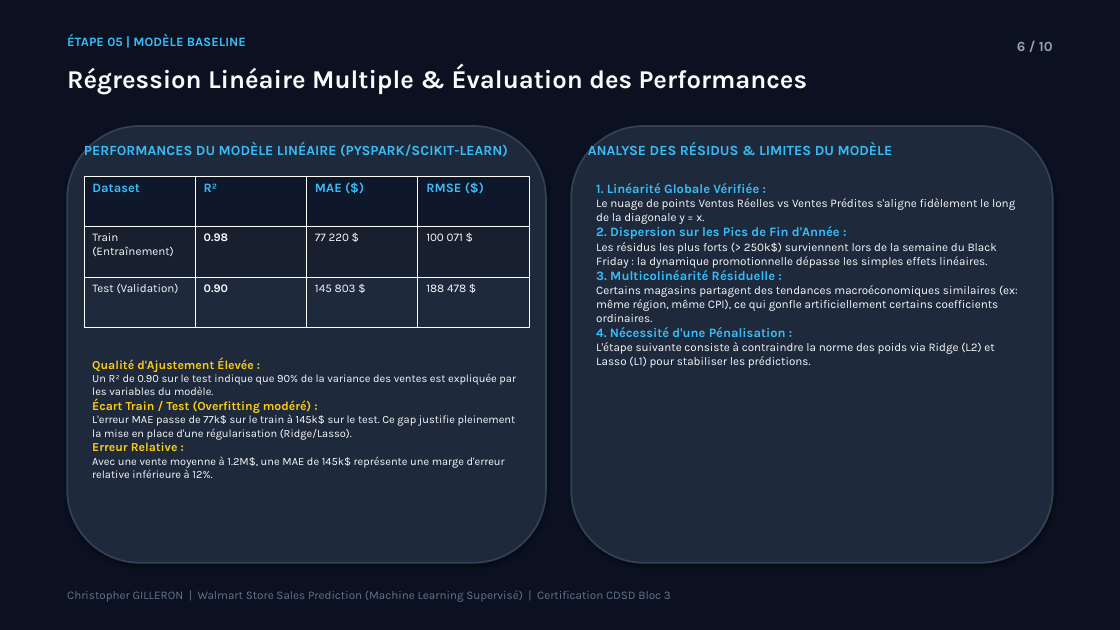
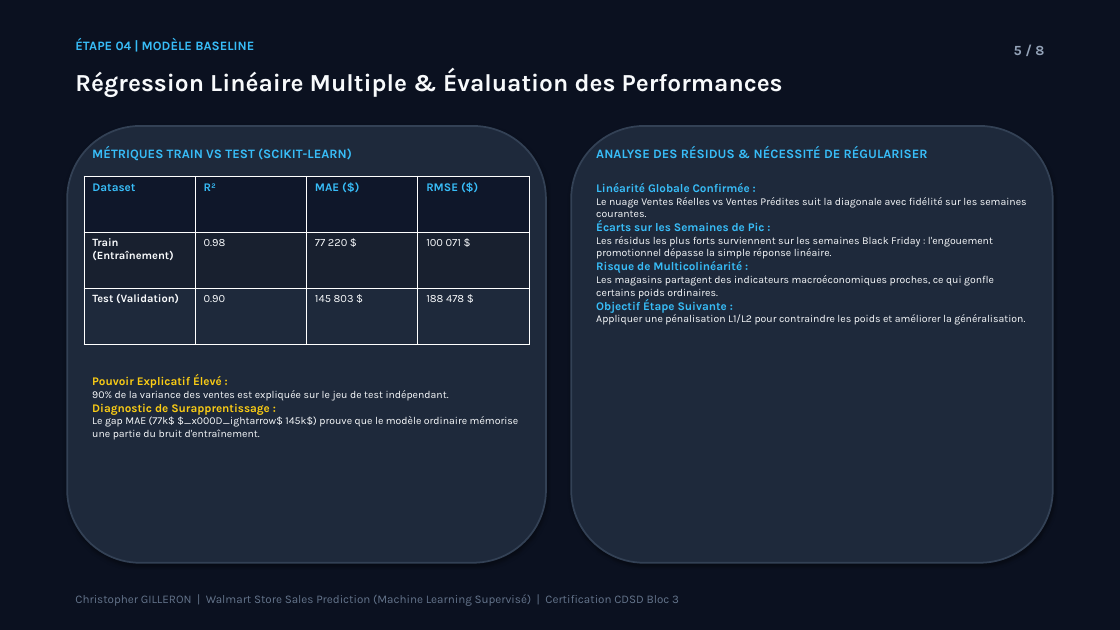
Before and after one commit to Elkristobal59/CERTIFICATION_CDSD, a slide deck: slide 5 of Bloc_3_Machine_Learning/Walmart/Walmart_presentation.pptx (slide 6 before the commit). Drawn at 1120x630 pixels with LibreOffice and Linux fonts; fonts in the diff are those of the drawing. Boxes give left, top, right and bottom in pixels: in the first picture for what was removed or moved away, otherwise in the second. Text is boxed around its words. In the diff, an @@ line names an element or a change of style, - is before the commit and + after.

Commit message:
feat(certif): calibrage strict a 8 slides max (format oral 5 min) pour Steam, Walmart et North Face

```diff
--- a/Bloc_3_Machine_Learning/Walmart/Walmart_presentation.pptx
+++ b/Bloc_3_Machine_Learning/Walmart/Walmart_presentation.pptx
@@ text at bbox=[75, 38, 254, 50]: text changed @@
-ÉTAPE 05 | MODÈLE BASELINE
+ÉTAPE 04 | MODÈLE BASELINE
@@ text at bbox=[1014, 46, 1044, 55]: text changed @@
-6 / 10
+5 / 8
@@ text "Régression Linéaire Multiple & Évaluation ..." at bbox=[75, 69, 783, 97]: size 22 to 21 pt @@
@@ text at bbox=[92, 146, 352, 160]: text changed; size 12 to 11 pt @@
-PERFORMANCES DU MODÈLE LINÉAIRE (PYSPARK/SCIKIT-LEARN)
+MÉTRIQUES TRAIN VS TEST (SCIKIT-LEARN)
@@ text at bbox=[596, 146, 928, 158]: text changed; size 12 to 11 pt @@
-ANALYSE DES RÉSIDUS & LIMITES DU MODÈLE
+ANALYSE DES RÉSIDUS & NÉCESSITÉ DE RÉGULARISER
@@ table at bbox=[84, 176, 528, 344] @@
@@ size 11 to 10 pt in "Dataset", "R²", "MAE ($)", "RMSE ($)" @@
@@ size 10 to 9.5 pt in "Train (Entraînement)", "0.98", "77 220 $", "100 071 $" and 4 more places @@
@@ bold on in "Train (Entraînement)", "Test (Validation)" @@
@@ bold off in "0.98", "0.90" @@
@@ text at bbox=[596, 183, 1027, 325]: text changed; size 10 to 9 pt @@
-1. Linéarité Globale Vérifiée :
-Le nuage de points Ventes Réelles vs Ventes Prédites s'aligne fidèlement le long de la diagonale y = x.
-2. Dispersion sur les Pics de Fin d'Année :
-Les résidus les plus forts (> 250k$) surviennent lors de la semaine du Black Friday : la dynamique promotionnelle dépasse les simples effets linéaires.
-3. Multicolinéarité Résiduelle :
-Certains magasins partagent des tendances macroéconomiques similaires (ex: même région, même CPI), ce qui gonfle artificiellement certains coefficients ordinaires.
-4. Nécessité d'une Pénalisation :
-L'étape suivante consiste à contraindre la norme des poids via Ridge (L2) et Lasso (L1) pour stabiliser les prédictions.
+Linéarité Globale Confirmée :
+Le nuage Ventes Réelles vs Ventes Prédites suit la diagonale avec fidélité sur les semaines courantes.
+Écarts sur les Semaines de Pic :
+Les résidus les plus forts surviennent sur les semaines Black Friday : l'engouement promotionnel dépasse la simple réponse linéaire.
+Risque de Multicolinéarité :
+Les magasins partagent des indicateurs macroéconomiques proches, ce qui gonfle certains poids ordinaires.
+Objectif Étape Suivante :
+Appliquer une pénalisation L1/L2 pour contraindre les poids et améliorer la généralisation.
@@ text at bbox=[92, 374, 519, 440]: text changed; size 9.5 to 9 pt @@
-Qualité d'Ajustement Élevée :
-Un R² de 0.90 sur le test indique que 90% de la variance des ventes est expliquée par les variables du modèle.
-Écart Train / Test (Overfitting modéré) :
-L'erreur MAE passe de 77k$ sur le train à 145k$ sur le test. Ce gap justifie pleinement la mise en place d'une régularisation (Ridge/Lasso).
-Erreur Relative :
-Avec une vente moyenne à 1.2M$, une MAE de 145k$ représente une marge d'erreur relative inférieure à 12%.
+Pouvoir Explicatif Élevé :
+90% de la variance des ventes est expliquée sur le jeu de test indépendant.
+Diagnostic de Surapprentissage :
+Le gap MAE (77k$ $_x000D_ightarrow$ 145k$) prouve que le modèle ordinaire mémorise une partie du bruit d'entraînement.
@@ text "Christopher GILLERON | Walmart Store ...": place and size @@
-text "Christopher GILLERON | Walmart Store ..." at bbox=[67, 590, 671, 602]
+text "Christopher GILLERON | Walmart Store ..." at bbox=[75, 594, 679, 606]
```
Also in this commit, not shown: 4 other slides changed, 3 slides added, 5 slides removed, 2 other files.
